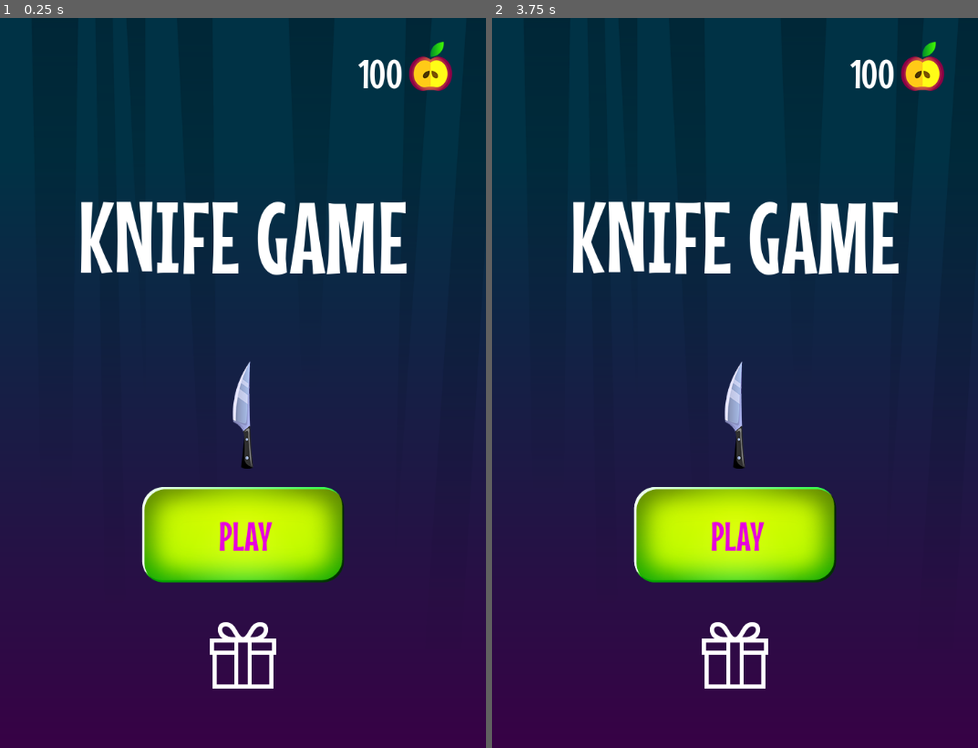
Above: before the commit, frames 1-2 (left to right).
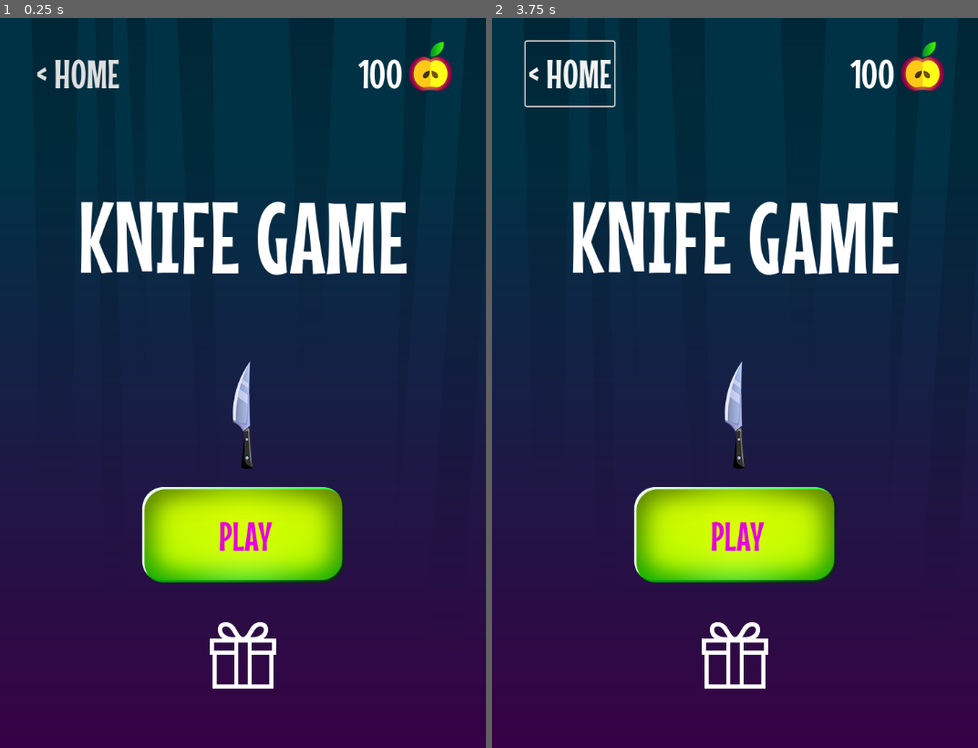
Above: after the commit, the same moments.

Repository: Alex-Grigorovich/Knife-Game
Game: Godot game, scene res://scenes/start screen/start_screen.tscn
Same seed, same stepped clock (60 frames per second), same inputs: the game is played once before the commit and once after it. The project has no main scene, so this scene is started directly.
Inputs (mouse positions are in pixels of both pictures, inside the frame that each line leads up to):
- Up to frame 1 (0.25 s): no input
- Up to frame 2 (3.75 s): click "PLAY" (after the commit: "< HOME") at 0.5 s; click "PLAY" at 1.25 s; click "PLAY" at 2 s; click (735, 653) at 2.75 s; click "PLAY" (after the commit: "< HOME") at 3.5 s

The runs differ from the first frame. In frame 1, 0.4% of the frame differs, in the area x 7-25%, y 5-10%; in frame 2, 0.6%, in the area x 6-70%, y 3-78%.

Commit message:
Add knife shop.
Add knife shop.

Diff:
--- a/elements/ui/hud/hud.tscn
+++ b/elements/ui/hud/hud.tscn
@@ -39,6 +39,12 @@
 
 [node name="HBoxContainer" type="HBoxContainer" parent="MarginContainer/VBoxContainer"]
 layout_mode = 2
+
+[node name="Button" type="Button" parent="MarginContainer/VBoxContainer/HBoxContainer"]
+layout_mode = 2
+theme = ExtResource("2_vfe1n")
+text = "< HOME"
+flat = true
 
 [node name="Label" type="Label" parent="MarginContainer/VBoxContainer/HBoxContainer"]
 visible = false
--- /dev/null
+++ b/scenes/scene shop/knife_shop.tscn
@@ -0,0 +1,97 @@
+[gd_scene load_steps=7 format=3 uid="uid://dfu55ubvgx8s4"]
+
+[ext_resource type="PackedScene" uid="uid://ck6k3ajbm322f" path="res://elements/ui/hud/hud.tscn" id="1_w7cw2"]
+[ext_resource type="StyleBox" uid="uid://ccptx0xmtwiqf" path="res://styles/green_line.stylebox" id="2_njmjp"]
+[ext_resource type="Theme" uid="uid://coddn0pcj11gc" path="res://styles/main.themes.tres" id="3_ketkq"]
+[ext_resource type="PackedScene" uid="uid://rjvcje2yfpbl" path="res://scenes/scene shop/shop_item/shop_item.tscn" id="4_3lnuv"]
+[ext_resource type="Texture2D" uid="uid://cso6wdxm7tlg8" path="res://assets/knife1.png" id="4_215ph"]
+[ext_resource type="PackedScene" uid="uid://bojy58j6bt0oq" path="res://scenes/scene shop/unblock_button/unblock_button.tscn" id="5_kl36k"]
+
+[node name="KnifeShop" type="Control"]
+layout_mode = 3
+anchors_preset = 15
+anchor_right = 1.0
+anchor_bottom = 1.0
+grow_horizontal = 2
+grow_vertical = 2
+
+[node name="HUD" parent="." instance=ExtResource("1_w7cw2")]
+
+[node name="MarginContainer2" type="MarginContainer" parent="."]
+layout_mode = 1
+anchors_preset = 15
+anchor_right = 1.0
+anchor_bottom = 1.0
+grow_horizontal = 2
+grow_vertical = 2
+theme_override_constants/margin_left = 105
+theme_override_constants/margin_top = 150
+theme_override_constants/margin_right = 105
+theme_override_constants/margin_bottom = 50
+
+[node name="VBoxContainer" type="VBoxContainer" parent="MarginContainer2"]
+layout_mode = 2
+theme_override_constants/separation = 10
+
+[node name="HBoxContainer" type="HBoxContainer" parent="MarginContainer2/VBoxContainer"]
+layout_mode = 2
+
+[node name="HSeparator2" type="HSeparator" parent="MarginContainer2/VBoxContainer/HBoxContainer"]
+layout_mode = 2
+size_flags_horizontal = 3
+theme_override_styles/separator = ExtResource("2_njmjp")
+
+[node name="Label" type="Label" parent="MarginContainer2/VBoxContainer/HBoxContainer"]
+layout_mode = 2
+theme = ExtResource("3_ketkq")
+text = "CUSTOMIZE"
+
+[node name="HSeparator" type="HSeparator" parent="MarginContainer2/VBoxContainer/HBoxContainer"]
+layout_mode = 2
+size_flags_horizontal = 3
+theme_override_styles/separator = ExtResource("2_njmjp")
+
+[node name="TextureRect" type="TextureRect" parent="MarginContainer2/VBoxContainer"]
+custom_minimum_size = Vector2(0, 180)
+layout_mode = 2
+texture = ExtResource("4_215ph")
+stretch_mode = 5
+
+[node name="HSeparator3" type="HSeparator" parent="MarginContainer2/VBoxContainer"]
+layout_mode = 2
+theme_override_styles/separator = ExtResource("2_njmjp")
+
+[node name="GridContainer" type="GridContainer" parent="MarginContainer2/VBoxContainer"]
+layout_mode = 2
+size_flags_vertical = 3
+columns = 3
+
+[node name="ShopItem" parent="MarginContainer2/VBoxContainer/GridContainer" instance=ExtResource("4_3lnuv")]
+layout_mode = 2
+
+[node name="ShopItem2" parent="MarginContainer2/VBoxContainer/GridContainer" instance=ExtResource("4_3lnuv")]
+layout_mode = 2
+
+[node name="ShopItem3" parent="MarginContainer2/VBoxContainer/GridContainer" instance=ExtResource("4_3lnuv")]
+layout_mode = 2
+
+[node name="ShopItem4" parent="MarginContainer2/VBoxContainer/GridContainer" instance=ExtResource("4_3lnuv")]
+layout_mode = 2
+
+[node name="ShopItem5" parent="MarginContainer2/VBoxContainer/GridContainer" instance=ExtResource("4_3lnuv")]
+layout_mode = 2
+
+[node name="ShopItem6" parent="MarginContainer2/VBoxContainer/GridContainer" instance=ExtResource("4_3lnuv")]
+layout_mode = 2
+
+[node name="ShopItem7" parent="MarginContainer2/VBoxContainer/GridContainer" instance=ExtResource("4_3lnuv")]
+layout_mode = 2
+
+[node name="ShopItem8" parent="MarginContainer2/VBoxContainer/GridContainer" instance=ExtResource("4_3lnuv")]
+layout_mode = 2
+
+[node name="ShopItem9" parent="MarginContainer2/VBoxContainer/GridContainer" instance=ExtResource("4_3lnuv")]
+layout_mode = 2
+
+[node name="UnblockButton" parent="MarginContainer2/VBoxContainer" instance=ExtResource("5_kl36k")]
+layout_mode = 2
--- /dev/null
+++ b/scenes/scene shop/shop_item/shop_item.tscn
@@ -0,0 +1,30 @@
+[gd_scene load_steps=3 format=3 uid="uid://rjvcje2yfpbl"]
+
+[ext_resource type="Texture2D" uid="uid://bu3qa4uimyddu" path="res://assets/locked.png" id="1_jsmwx"]
+
+[sub_resource type="StyleBoxEmpty" id="StyleBoxEmpty_wvr5i"]
+
+[node name="ShopItem" type="PanelContainer"]
+offset_right = 40.0
+offset_bottom = 40.0
+size_flags_horizontal = 3
+size_flags_vertical = 3
+theme_override_styles/panel = SubResource("StyleBoxEmpty_wvr5i")
+
+[node name="ColorRect" type="ColorRect" parent="."]
+layout_mode = 2
+color = Color(0.631373, 0.631373, 0.631373, 0.258824)
+
+[node name="MarginContainer" type="MarginContainer" parent="."]
+layout_mode = 2
+theme_override_constants/margin_left = 15
+theme_override_constants/margin_top = 15
+theme_override_constants/margin_right = 15
+theme_override_constants/margin_bottom = 15
+
+[node name="TextureRect" type="TextureRect" parent="MarginContainer"]
+custom_minimum_size = Vector2(110, 110)
+layout_mode = 2
+texture = ExtResource("1_jsmwx")
+expand_mode = 1
+stretch_mode = 5
--- /dev/null
+++ b/scenes/scene shop/unblock_button/unblock_button.tscn
@@ -0,0 +1,62 @@
+[gd_scene load_steps=6 format=3 uid="uid://bojy58j6bt0oq"]
+
+[ext_resource type="Texture2D" uid="uid://c076ottpxnfh4" path="res://assets/button2.png" id="1_pmf2j"]
+[ext_resource type="Texture2D" uid="uid://v7i8pj2qj2no" path="res://assets/knife_ico_1.png" id="2_ktng6"]
+[ext_resource type="Theme" uid="uid://coddn0pcj11gc" path="res://styles/main.themes.tres" id="3_4vyww"]
+[ext_resource type="Texture2D" uid="uid://dfoxeyqgynyxa" path="res://assets/apple_ico.png" id="4_ittry"]
+
+[sub_resource type="StyleBoxTexture" id="StyleBoxTexture_epiii"]
+texture = ExtResource("1_pmf2j")
+texture_margin_left = 23.0
+texture_margin_top = 21.0
+texture_margin_right = 24.0
+texture_margin_bottom = 12.0
+region_rect = Rect2(0, 0, 481, 142)
+
+[node name="UnblockButton" type="PanelContainer"]
+offset_right = 265.0
+offset_bottom = 150.0
+size_flags_horizontal = 4
+theme_override_styles/panel = SubResource("StyleBoxTexture_epiii")
+
+[node name="HBoxContainer" type="HBoxContainer" parent="."]
+layout_mode = 2
+theme_override_constants/separation = 50
+
+[node name="TextureRect" type="TextureRect" parent="HBoxContainer"]
+custom_minimum_size = Vector2(70, 70)
+layout_mode = 2
+texture = ExtResource("2_ktng6")
+stretch_mode = 5
+
+[node name="VBoxContainer" type="VBoxContainer" parent="HBoxContainer"]
+layout_mode = 2
+theme_override_constants/separation = 0
+alignment = 1
+
+[node name="Label" type="Label" parent="HBoxContainer/VBoxContainer"]
+layout_mode = 2
+theme = ExtResource("3_4vyww")
+text = "UNBLOCK"
+
+[node name="Label2" type="Label" parent="HBoxContainer/VBoxContainer"]
+layout_mode = 2
+theme = ExtResource("3_4vyww")
+text = "RANDOM"
+
+[node name="VBoxContainer2" type="VBoxContainer" parent="HBoxContainer"]
+layout_mode = 2
+theme_override_constants/separation = 20
+alignment = 1
+
+[node name="TextureRect" type="TextureRect" parent="HBoxContainer/VBoxContainer2"]
+custom_minimum_size = Vector2(0, 50)
+layout_mode = 2
+texture = ExtResource("4_ittry")
+expand_mode = 1
+stretch_mode = 5
+
+[node name="Label" type="Label" parent="HBoxContainer/VBoxContainer2"]
+layout_mode = 2
+theme = ExtResource("3_4vyww")
+text = "250"
Binary file changed: styles/button.stylebox
Binary file added: styles/green_line.stylebox
